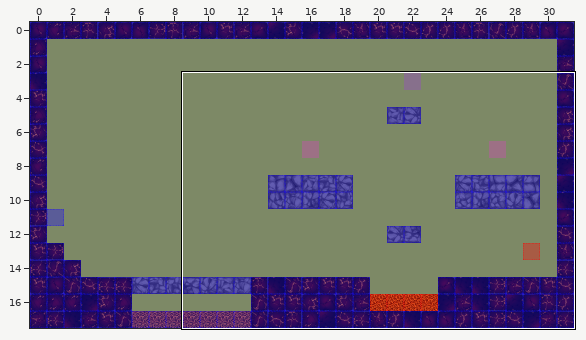
An edit to a level. Tiled map, Spellington/src/res/map/mapDungeon32.tmx. The picture above shows the old version from afar; the outline marks the close-up.
Close-up. Before the commit:
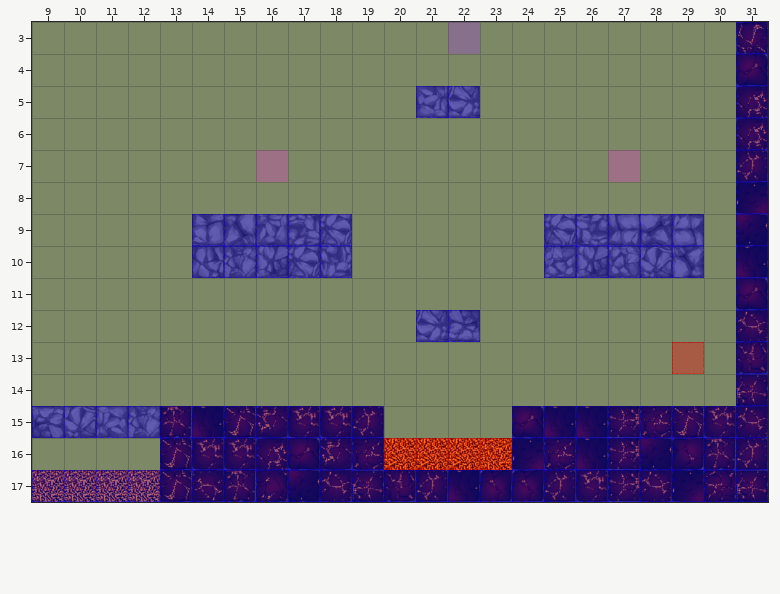
Cells are 50x50 px. Shown: x 9..31, y 3..17.
The result:
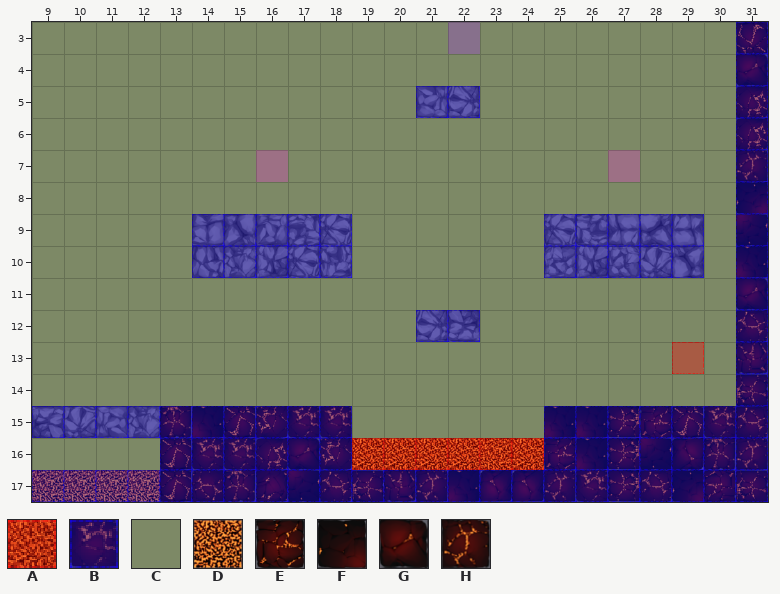
Key: from "collisionTile": A 0, B 3, C 11; from "dungeonTile.png": D 4, E 15, F 37, G 45, H 63.
_ is an empty cell.
See-through tiles are keyed as they look on the map.
Diff:
Layer "terrain":
y 15: x 19 H -> _; x 24 G -> _
y 16: x 19 E -> D; x 24 F -> D
Layer "collision":
y 15: x 19 B -> C; x 24 B -> C
y 16: x 19 B -> A; x 24 B -> A
